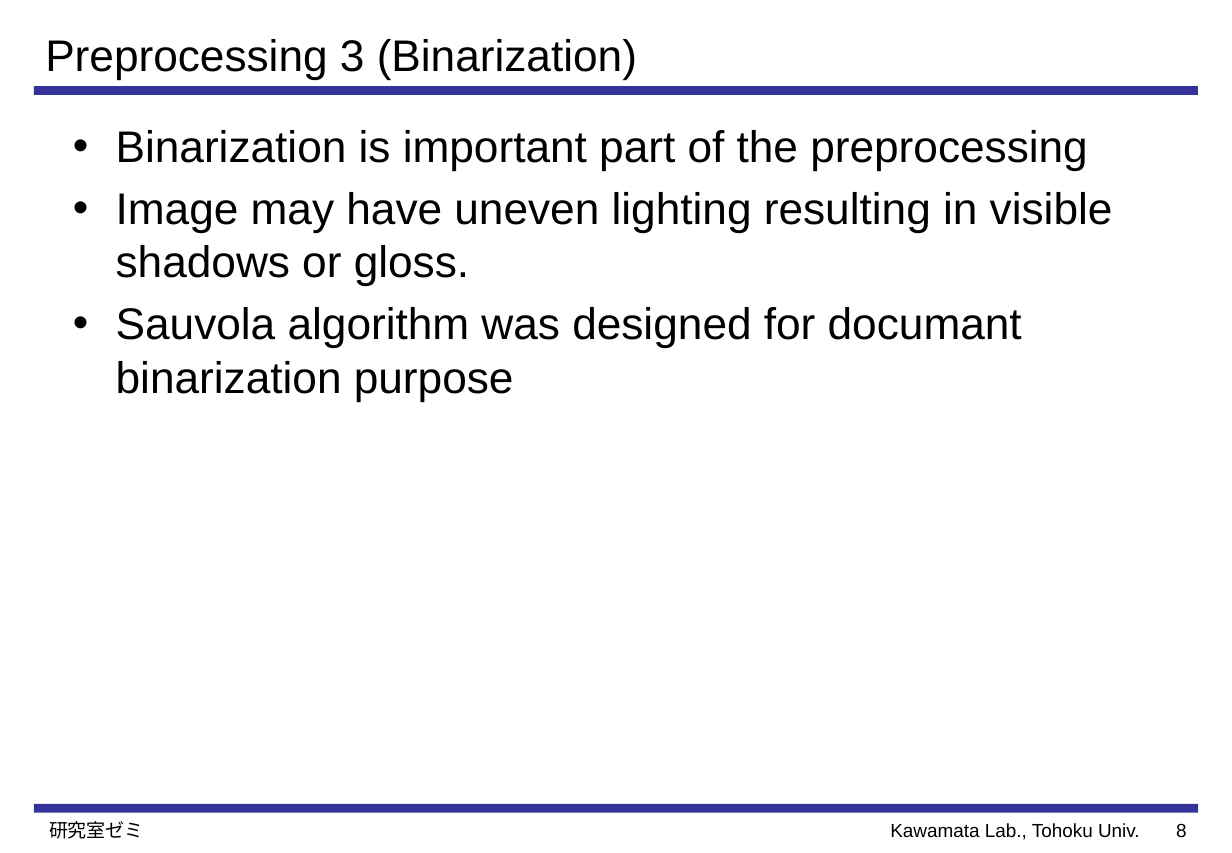
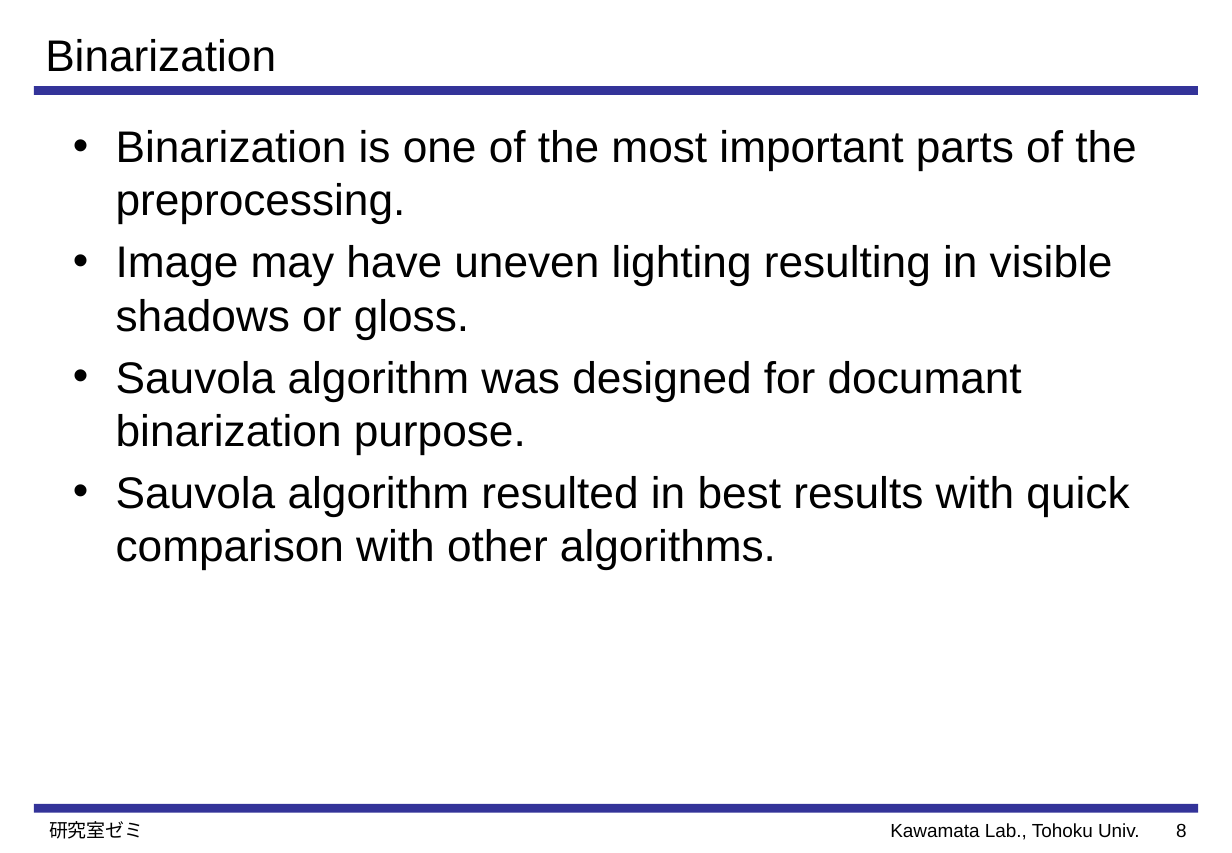
Before and after one commit to Perttu-/Handwriting-recognition, a slide deck: slide 9 of reports & presentations/Preprocessing and Feature Extraction for.pptx. Drawn at 1232x853 pixels with LibreOffice and Linux fonts; fonts in the diff are those of the drawing. Boxes give left, top, right and bottom in pixels: in the first picture for what was removed or moved away, otherwise in the second. Text is boxed around its words. In the diff, an @@ line names an element or a change of style, - is before the commit and + after.

```diff
--- a/reports & presentations/Preprocessing and Feature Extraction for.pptx
+++ b/reports & presentations/Preprocessing and Feature Extraction for.pptx
@@ title at [45, 39, 276, 72]: text changed @@
-Preprocessing 3 (Binarization)
+Binarization
@@ text at [116, 130, 1136, 224]: text changed @@
-• Binarization is important part of the preprocessing
+• Binarization is one of the most important parts of the preprocessing.
@@ text at [116, 361, 1129, 569]: text changed @@
-• Sauvola algorithm was designed for documant binarization purpose
+• Sauvola algorithm was designed for documant binarization purpose.
+• Sauvola algorithm resulted in best results with quick comparison with other algorithms.
```
Also in this commit, not shown: 9 other slides changed, 12 slides added, 11 other files.
